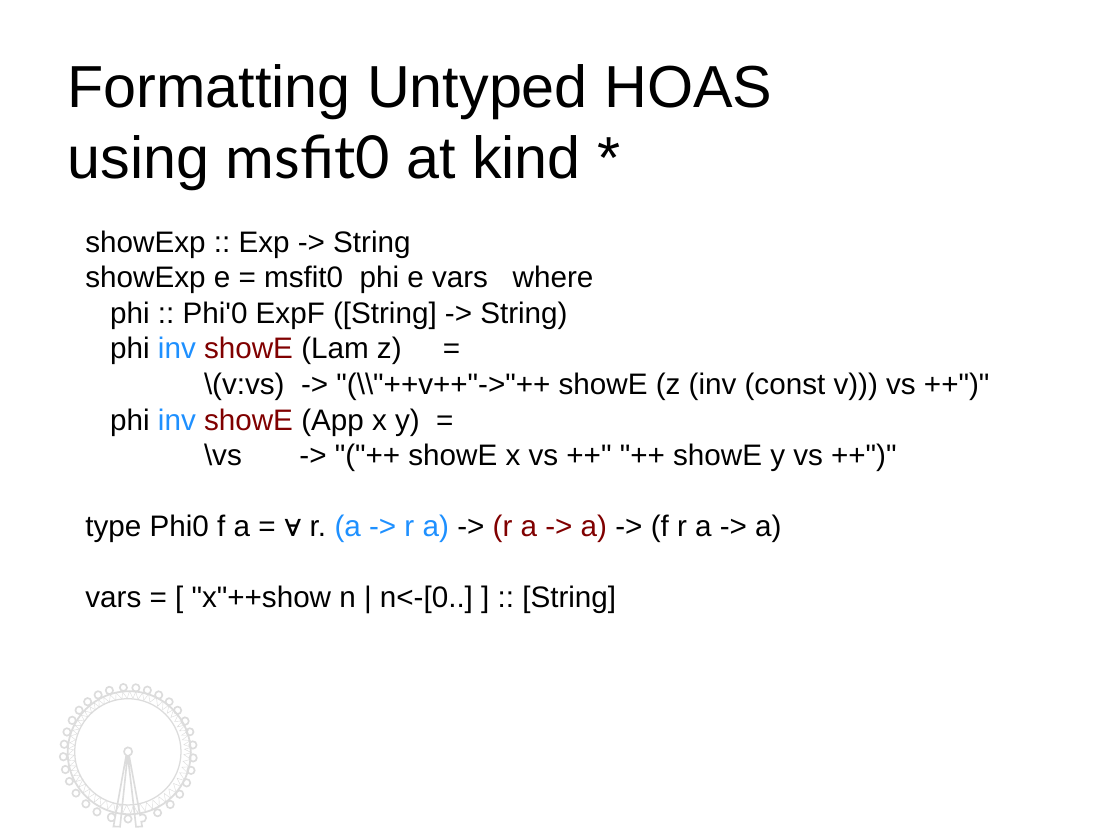
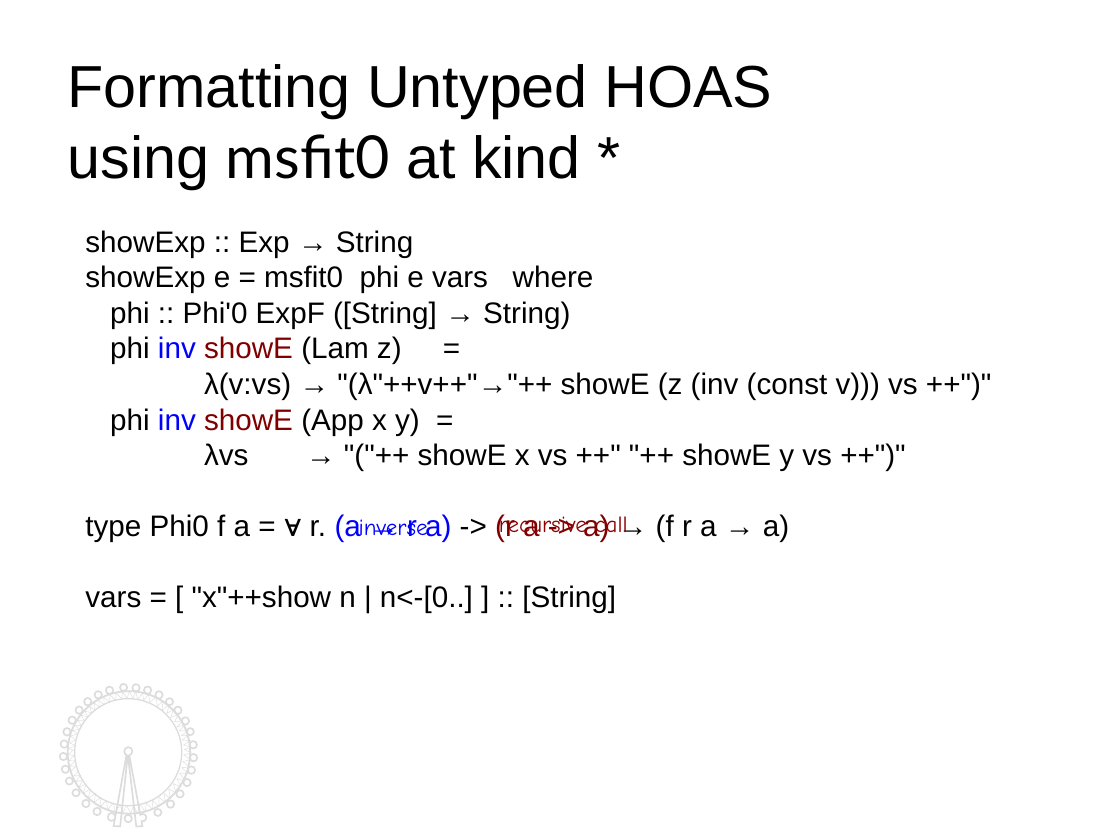
Before and after one commit to kyagrd/nax, a slide deck: slide 10 of trunk/draft/TYPES13/ppt/myslide.odp. Drawn at 1120x840 pixels with LibreOffice and Linux fonts; fonts in the diff are those of the drawing. Boxes give left, top, right and bottom in pixels: in the first picture for what was removed or moved away, otherwise in the second. Text is boxed around its words. In the diff, an @@ line names an element or a change of style, - is before the commit and + after.

```diff
--- a/trunk/draft/TYPES13/ppt/myslide.odp
+++ b/trunk/draft/TYPES13/ppt/myslide.odp
@@ text at box(85, 230, 413, 257): text changed @@
-showExp :: Exp -> String
+showExp :: Exp → String
@@ text at box(110, 301, 570, 328): text changed @@
-phi :: Phi'0 ExpF ([String] -> String)
+phi :: Phi'0 ExpF ([String] → String)
@@ text at box(110, 336, 420, 435): text colour #1E90FF to #0000FF in "inv", "inv" @@
@@ text at box(204, 372, 918, 400): text changed @@
-\(v:vs) -> "(\\"++v++"->"++ showE (z (inv (const v))) vs ++")"
+λ(v:vs) → "(λ"++v++"→"++ showE (z (inv (const v))) vs ++")"
@@ text at box(85, 443, 832, 542): text changed @@
-\vs -> "("++ showE x vs ++" "++ showE y vs ++")"
-type Phi0 f a = ∀ r. (a -> r a) -> (r a -> a) -> (f r a -> a)
+λvs → "("++ showE x vs ++" "++ showE y vs ++")"
+type Phi0 f a = ∀ r. (a → r a) -> (r a -> a) → (f r a → a)
@@ text added at box(359, 519, 428, 536), 14 pt, text #0000FF @@
+inverse
@@ text added at box(499, 514, 628, 540), 14 pt, text #8B0000 @@
+recursive call
```
Also in this commit, not shown: 12 other slides changed, 4 slides added, 2 slides removed, 2 other files.
